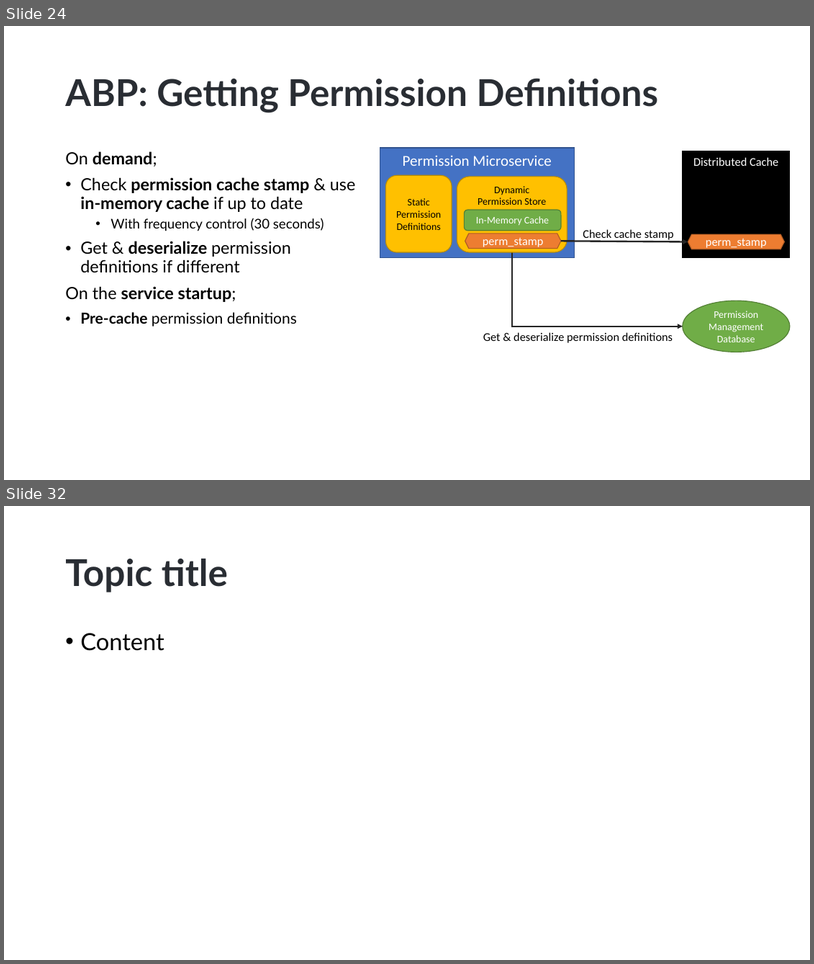
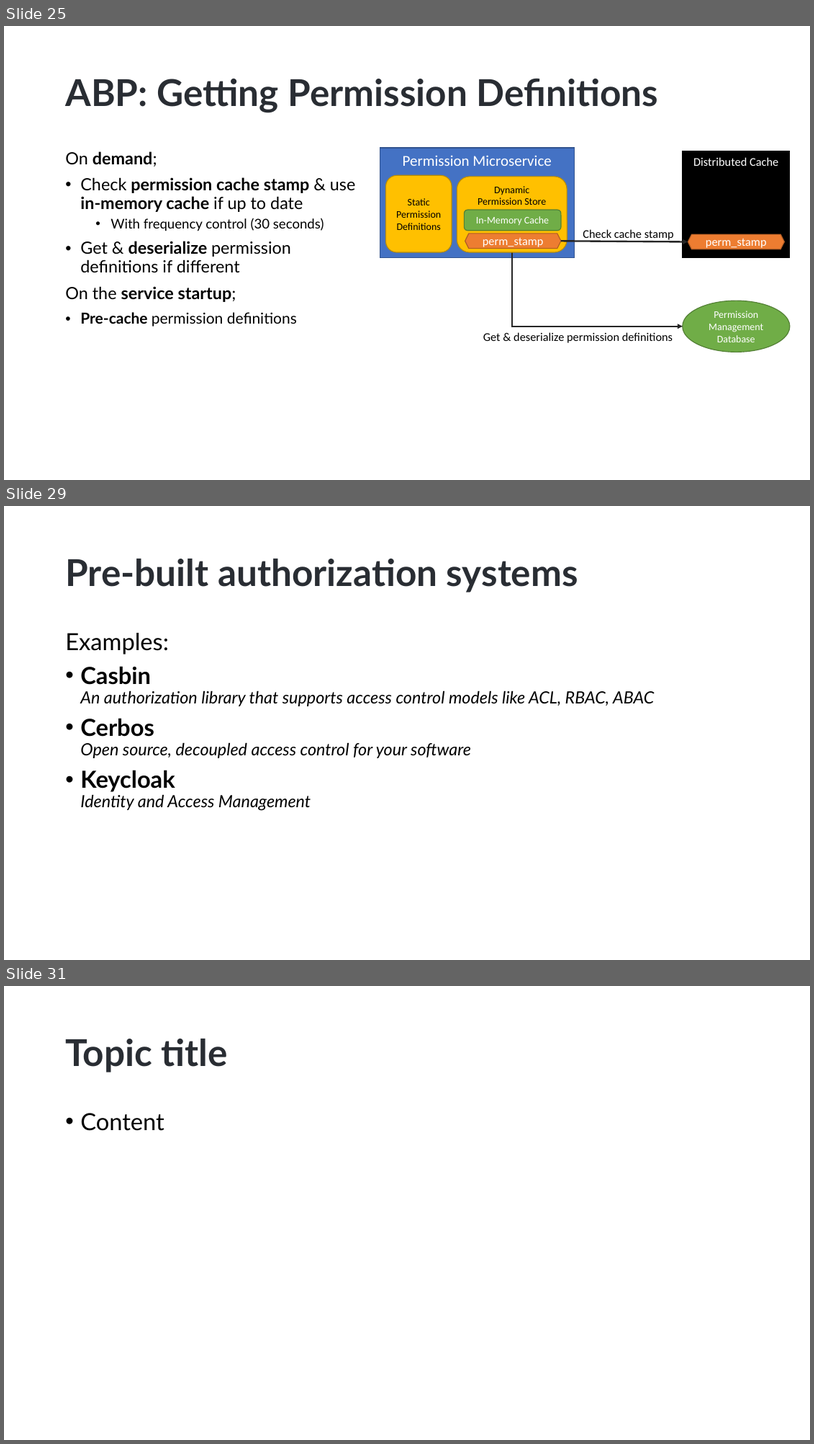
Before and after one commit to hikalkan/presentations, a slide deck: 2022-10-15 Authorization-In-Distributed-Systems/Authorization-In-Distributed-Systems.pptx. Shown one above the other, each under a label of ours: slides 24 and 32 before the commit, slides 25, 29 and 31 after it; the slides between them are not shown. The pictures are 814x964 and 814x1444 pixels, drawn with LibreOffice and Linux fonts; fonts in the diff are those of the drawing; background and template pictures are left out. Boxes give left, top, right and bottom in pixels: in the first picture for what was removed or moved away, otherwise in the second. Text is boxed around its words. In the diff, an @@ line names an element or a change of style, - is before the commit and + after.

```diff
--- a/2022-10-15 Authorization-In-Distributed-Systems/Authorization-In-Distributed-Systems.pptx
+++ b/2022-10-15 Authorization-In-Distributed-Systems/Authorization-In-Distributed-Systems.pptx
@@ slide 29 added at (4, 506, 810, 960), background picture (left out) @@
@@ title added at (65, 559, 579, 592), 44 pt, text #292D33, bold @@
+Pre-built authorization systems
@@ text added at (65, 633, 654, 811), 20 pt, text #000000, italic @@
+Examples:
+• Casbin
+  An authorization library that supports access control models like ACL, RBAC, ABAC
+• Cerbos
+  Open source, decoupled access control for your software
+• Keycloak
+  Identity and Access Management
@@ what was slide 24 is now slide 25 @@
@@ what was slide 32 is now slide 31 @@
```
Also in this commit, not shown: 2 slides changed, 4 other slides added, 8 slides removed.
